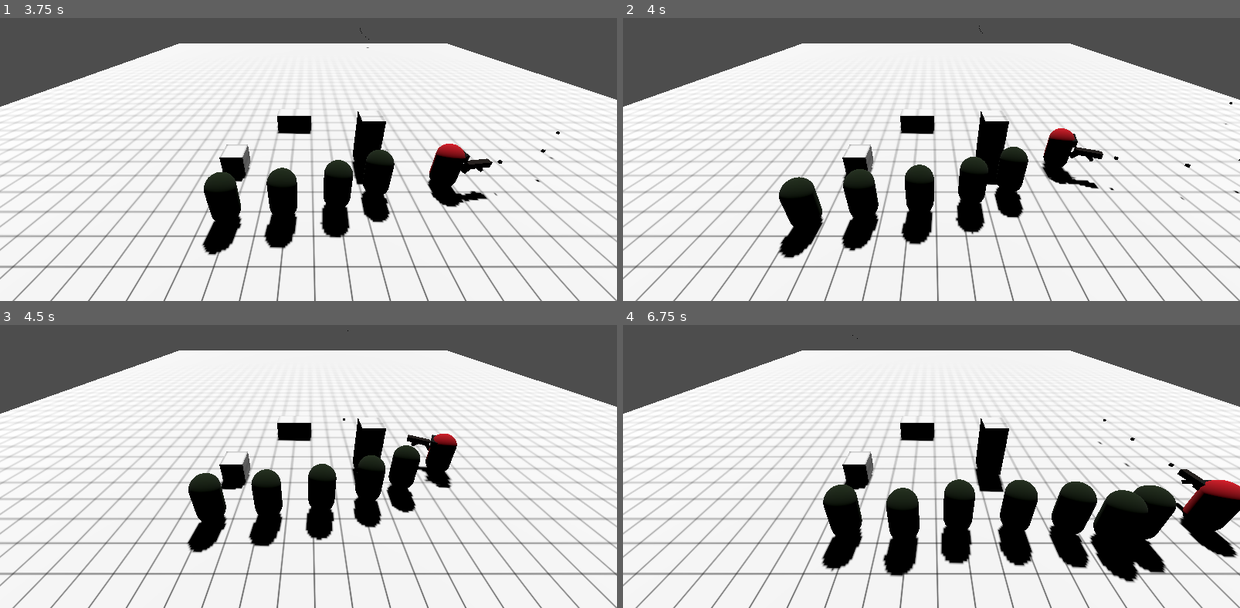
Above: before the commit, frames 1-4 (two rows, left to right).
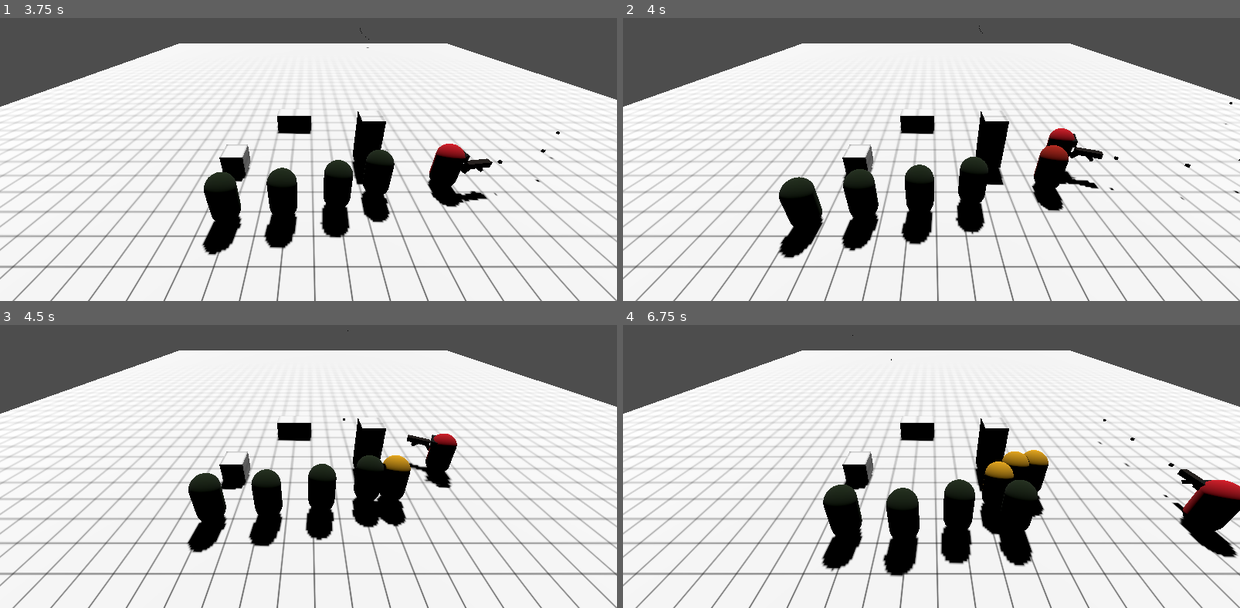
Above: after the commit, the same moments.

Repository: npoy/3d-roguelike-poc
Game: Godot game, scene res://level.tscn
The game is run twice, just before and just after one commit, with the same random seed, the same clock (stepped at 60 frames per second) and the same inputs.
Inputs (mouse positions are in pixels of both pictures, inside the frame that each line leads up to):
- Up to frame 1 (3.75 s): tap Enter (ui_accept) at 0.5, 0.77, 1.52, 3.02 s; move the mouse to (444, 111) at 0.52 s; press the mouse at (444, 111) at 0.53 s; hold Right (ui_right) 0.53-1.28 s; move the mouse to (185, 145) at 1.27 s; release the mouse at (185, 145) at 1.28 s; hold Down (ui_down) 1.28-2.03 s; click (185, 145) at 1.35 s; move the mouse to (370, 51) at 2.02 s; press the mouse at (370, 51) at 2.03 s; hold Right (ui_right) 2.03-2.78 s; move the mouse to (277, 196) at 2.77 s; release the mouse at (277, 196) at 2.78 s; hold Up (ui_up) 2.78-3.53 s; click (277, 196) at 2.85 s; move the mouse to (493, 179) at 3.52 s; press the mouse at (493, 179) at 3.53 s; hold Left (ui_left) from 3.53 s (still down)
- Up to frame 2 (4 s): keep holding Left (ui_left); tap Enter (ui_accept) at 3.77 s
- Up to frame 3 (4.5 s): keep holding Left (ui_left); move the mouse to (123, 381) at 4.27 s; release the mouse at (123, 381) at 4.28 s; click (123, 381) at 4.35 s
- Up to frame 4 (6.75 s): tap Enter (ui_accept) at 4.52, 6.02 s; move the mouse to (962, 435) at 5.02 s; release Left (ui_left) at 5.03 s; press the mouse at (962, 435) at 5.03 s; hold Down (ui_down) 5.03-5.78 s; move the mouse to (838, 347) at 5.77 s; release the mouse at (838, 347) at 5.78 s; hold Right (ui_right) 5.78-6.53 s; click (838, 347) at 5.85 s; move the mouse to (1067, 418) at 6.52 s; press the mouse at (1067, 418) at 6.53 s; hold Up (ui_up) from 6.53 s (still down)

Frame 1 is identical in both runs. In frame 2, 1.7% of the frame differs, in the area x 60-73%, y 44-71%; in frame 3, 1.1%; in frame 4, 6.4%, in the area x 37-90%, y 4-92%.

Commit message:
Enemy collisions

Diff:
--- /dev/null
+++ b/Enemy/enemy_attack_material.tres
@@ -0,0 +1,4 @@
+[gd_resource type="StandardMaterial3D" format=3 uid="uid://dr2o81h7lx2cc"]
+
+[resource]
+albedo_color = Color(0.666667, 0.101961, 0, 1)
--- /dev/null
+++ b/Enemy/enemy_default_material.tres
@@ -0,0 +1,4 @@
+[gd_resource type="StandardMaterial3D" format=3 uid="uid://bxc1bg7774e14"]
+
+[resource]
+albedo_color = Color(0.0705882, 0.137255, 0.027451, 1)
--- /dev/null
+++ b/Enemy/enemy_resting_material.tres
@@ -0,0 +1,4 @@
+[gd_resource type="StandardMaterial3D" format=3 uid="uid://bl3v5sep8t3ff"]
+
+[resource]
+albedo_color = Color(0.854902, 0.619608, 0, 1)
--- a/enemy.gd
+++ b/enemy.gd
@@ -5,12 +5,17 @@
 	but they help to understand the functionality
 """
 
+var default_material: Material = load("res://Enemy/enemy_default_material.tres")
+var attack_material: Material = load("res://Enemy/enemy_attack_material.tres")
+var resting_material: Material = load("res://Enemy/enemy_resting_material.tres")
+
 @onready var navigation_agent: NavigationAgent3D = $NavigationAgent3D
 @onready var player: CharacterBody3D = $"../Player" # TODO: Fix relative path
 @onready var attack_timer: Timer = $AttackTimer
 
 @export var attack_speed: int = 10
 @export var movement_speed: float = 2.0
+@export var time_between_hits: int = 2
 
 var movement_target_position: Vector3 = Vector3(-3.0,0.0,2.0)
 var path: Array = []
@@ -31,11 +36,13 @@
 var current_state: state = state.SEEKING
 
 func _ready():
+	$MeshInstance3D.set_surface_override_material(0, default_material)
+
 	# These values need to be adjusted for the actor's speed
 	# and the navigation layout.
 	navigation_agent.path_desired_distance = 0.5
 	navigation_agent.target_desired_distance = 0.5
-	attack_timer.wait_time = attack_speed
+	attack_timer.wait_time = time_between_hits
 
 func actor_setup():
 	# Wait for the first physics frame so the NavigationServer can sync.
@@ -85,7 +92,9 @@
 				attack_target = return_target
 			state.RETURNING:
 				attack_timer.start()
-				current_state = state.SEEKING
+				current_state = state.RESTING
+				$MeshInstance3D.set_surface_override_material(0, resting_material)
+				toggle_enemies_collision(true)
 
 func _on_stats_died():
 	queue_free()
@@ -95,6 +104,13 @@
 		attack_target = player.global_position
 		return_target = global_position
 		current_state = state.ATTACKING
+		$MeshInstance3D.set_surface_override_material(0, attack_material)
+		toggle_enemies_collision(false)
 
 func _on_attack_timer_timeout():
 	current_state = state.SEEKING
+	$MeshInstance3D.set_surface_override_material(0, default_material)
+
+func toggle_enemies_collision(should_collide: bool):
+	set_collision_mask_value(3, should_collide)
+	set_collision_layer_value(3, should_collide)
--- a/enemy.tscn
+++ b/enemy.tscn
@@ -1,12 +1,10 @@
 [gd_scene load_steps=7 format=3 uid="uid://befkpl350d4q1"]
 
 [ext_resource type="Script" path="res://enemy.gd" id="1_queeo"]
+[ext_resource type="Material" uid="uid://bl3v5sep8t3ff" path="res://Enemy/enemy_resting_material.tres" id="2_64v41"]
 [ext_resource type="PackedScene" path="res://stats.tscn" id="2_qn1b8"]
 
 [sub_resource type="CapsuleMesh" id="CapsuleMesh_fvu3q"]
-
-[sub_resource type="StandardMaterial3D" id="StandardMaterial3D_78cjo"]
-albedo_color = Color(0.0705882, 0.137255, 0.027451, 1)
 
 [sub_resource type="CapsuleShape3D" id="CapsuleShape3D_0hofj"]
 
@@ -21,7 +19,7 @@
 [node name="MeshInstance3D" type="MeshInstance3D" parent="."]
 transform = Transform3D(1, 0, 0, 0, 1, 0, 0, 0, 1, 0, 1, 0)
 mesh = SubResource("CapsuleMesh_fvu3q")
-surface_material_override/0 = SubResource("StandardMaterial3D_78cjo")
+surface_material_override/0 = ExtResource("2_64v41")
 
 [node name="CollisionShape3D" type="CollisionShape3D" parent="."]
 transform = Transform3D(1, 0, 0, 0, 1, 0, 0, 0, 1, 0, 1, 0)
@@ -33,11 +31,12 @@
 [node name="Stats" parent="." instance=ExtResource("2_qn1b8")]
 
 [node name="AttackRadius" type="Area3D" parent="."]
+transform = Transform3D(1.25, 0, 0, 0, 1, 0, 0, 0, 1.25, 0, 0, 0)
 collision_layer = 4
 collision_mask = 7
 
 [node name="CollisionShape3D" type="CollisionShape3D" parent="AttackRadius"]
-transform = Transform3D(1, 0, 0, 0, 1, 0, 0, 0, 1, 0, 1, 0)
+transform = Transform3D(1.25, 0, 0, 0, 1, 0, 0, 0, 1.25, 0, 1, 0)
 shape = SubResource("CylinderShape3D_p1fex")
 
 [node name="AttackTimer" type="Timer" parent="."]
